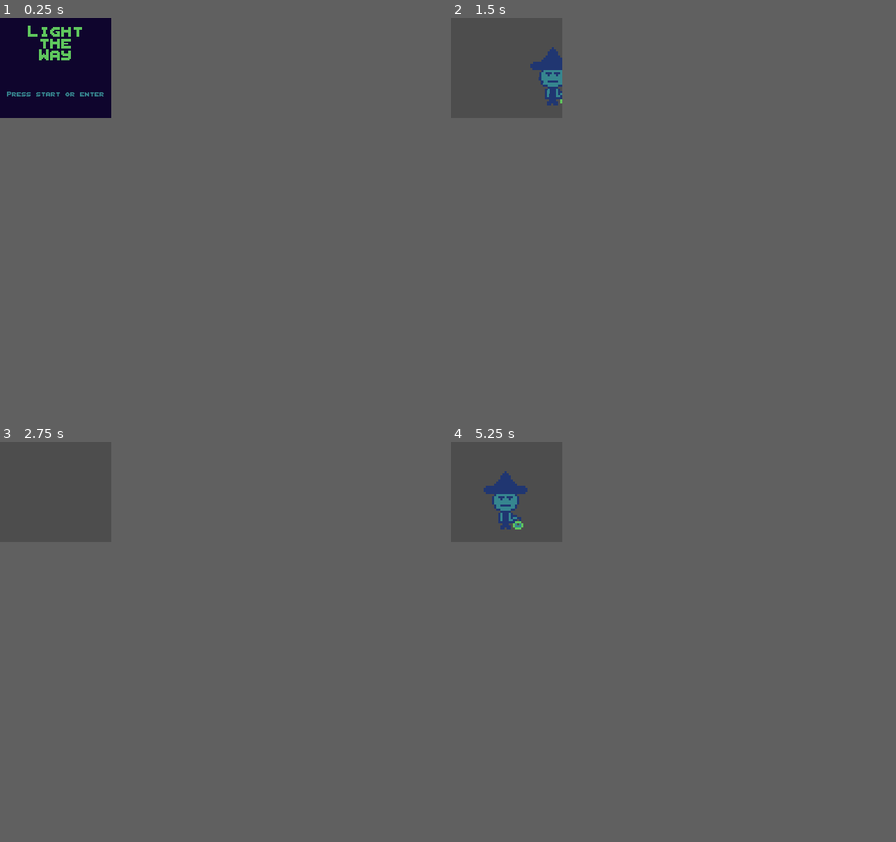
Above: before the commit, frames 1-4 (two rows, left to right).
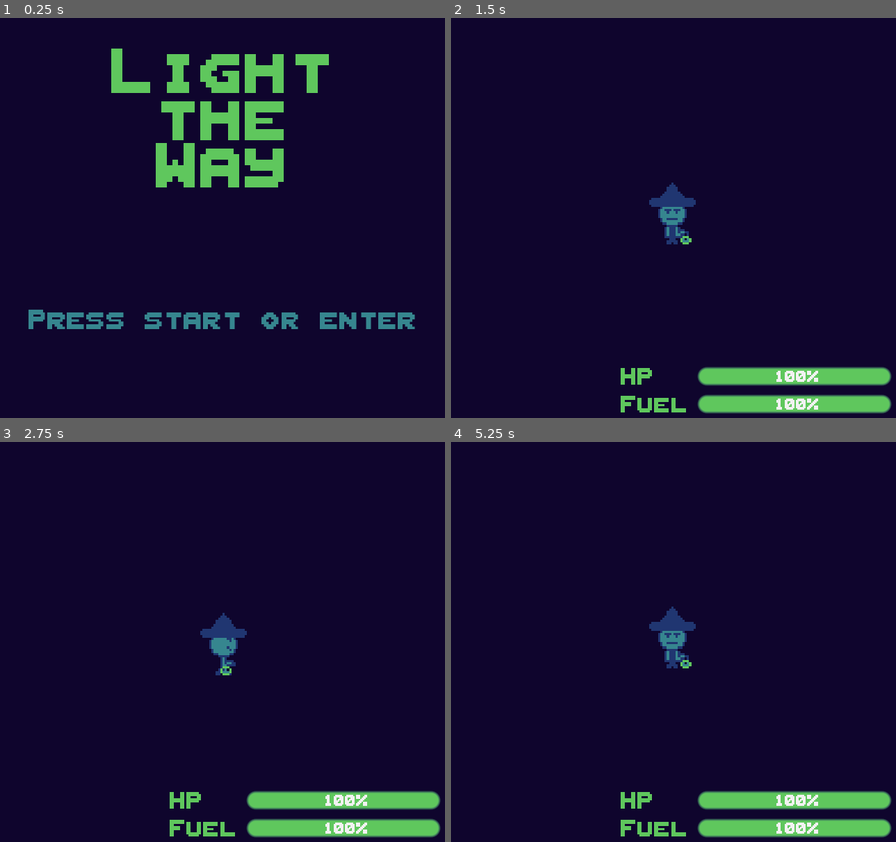
Above: after the commit, the same moments.

Repository: jacobrreed/light-the-way
Game: Godot game, scene res://Scenes/start_menu.tscn
Same seed, same stepped clock (60 frames per second), same inputs: the game is played once before the commit and once after it.
Inputs:
- Up to frame 1 (0.25 s): no input
- Up to frame 2 (1.5 s): tap Enter (ui_accept) at 0.5, 0.77 s; hold Right (ui_right) 0.53-1.28 s; hold Down (ui_down) from 1.28 s (still down)
- Up to frame 3 (2.75 s): tap Enter (ui_accept) at 1.52 s; release Down (ui_down) at 2.03 s; hold Right (ui_right) from 2.03 s (still down)
- Up to frame 4 (5.25 s): release Right (ui_right) at 2.78 s; hold Up (ui_up) 2.78-3.53 s; tap Enter (ui_accept) at 3.02, 3.5, 3.77, 4.52 s; hold Left (ui_left) 3.53-5.03 s; hold Down (ui_down) from 5.03 s (still down)
The window is 160x144 before the commit and 640x576 after it. Grey fills any space a smaller window leaves; there, only what the larger window draws over its background counts as a difference.

The runs differ from the first frame. In frame 1, 8.5% of the frame differs, in the area x 1-94%, y 1-78%; in frame 2, 12%, in the area x 0-100%, y 0-99%; in frame 3, 12%; in frame 4, 12%.

Commit message:
Added UI base, some minor fixes

Diff:
--- a/Scenes/level1.tscn
+++ b/Scenes/level1.tscn
@@ -11,5 +11,5 @@
 stream = ExtResource("2_paemw")
 autoplay = true
 
-[node name="Camera2D" type="Camera2D" parent="."]
-zoom = Vector2(0.3, 0.3)
+[node name="Polygon2D" type="Polygon2D" parent="."]
+position = Vector2(-5, 307)
--- a/Scenes/player.tscn
+++ b/Scenes/player.tscn
@@ -1,7 +1,8 @@
-[gd_scene load_steps=28 format=3 uid="uid://ic2ymai3qi8e"]
+[gd_scene load_steps=29 format=3 uid="uid://ic2ymai3qi8e"]
 
 [ext_resource type="Script" path="res://Scripts/Player/movement.gd" id="1_8ycab"]
 [ext_resource type="Texture2D" uid="uid://b3yf2123ssdc7" path="res://Assets/player.png" id="2_yphik"]
+[ext_resource type="PackedScene" uid="uid://b7nes8eiieo3p" path="res://Scenes/ui.tscn" id="3_k7kub"]
 
 [sub_resource type="CapsuleShape2D" id="CapsuleShape2D_23se7"]
 radius = 102.0
@@ -56,6 +57,23 @@
 "values": [4, 5]
 }
 
+[sub_resource type="Animation" id="Animation_swokc"]
+resource_name = "left"
+length = 2.0
+loop_mode = 1
+tracks/0/type = "value"
+tracks/0/imported = false
+tracks/0/enabled = true
+tracks/0/path = NodePath("Sprite:frame")
+tracks/0/interp = 1
+tracks/0/loop_wrap = true
+tracks/0/keys = {
+"times": PackedFloat32Array(0, 0.466667, 0.966667, 1.46667),
+"transitions": PackedFloat32Array(1, 1, 1, 1),
+"update": 1,
+"values": [8, 9, 10, 11]
+}
+
 [sub_resource type="Animation" id="Animation_kgboq"]
 resource_name = "left_idle"
 length = 2.0
@@ -73,21 +91,21 @@
 "values": [6, 7]
 }
 
-[sub_resource type="Animation" id="Animation_swokc"]
-resource_name = "left"
-length = 2.0
-loop_mode = 1
-tracks/0/type = "value"
-tracks/0/imported = false
-tracks/0/enabled = true
-tracks/0/path = NodePath("Sprite:frame")
-tracks/0/interp = 1
-tracks/0/loop_wrap = true
-tracks/0/keys = {
-"times": PackedFloat32Array(0, 0.466667, 0.966667, 1.46667),
-"transitions": PackedFloat32Array(1, 1, 1, 1),
-"update": 1,
-"values": [8, 9, 10, 11]
+[sub_resource type="Animation" id="Animation_8pm5v"]
+resource_name = "right"
+length = 2.0
+loop_mode = 1
+tracks/0/type = "value"
+tracks/0/imported = false
+tracks/0/enabled = true
+tracks/0/path = NodePath("Sprite:frame")
+tracks/0/interp = 1
+tracks/0/loop_wrap = true
+tracks/0/keys = {
+"times": PackedFloat32Array(0.0333333, 0.5, 1, 1.5),
+"transitions": PackedFloat32Array(1, 1, 1, 1),
+"update": 1,
+"values": [14, 15, 16, 17]
 }
 
 [sub_resource type="Animation" id="Animation_v22lo"]
@@ -107,21 +125,21 @@
 "values": [12, 13]
 }
 
-[sub_resource type="Animation" id="Animation_8pm5v"]
-resource_name = "right"
-length = 2.0
-loop_mode = 1
-tracks/0/type = "value"
-tracks/0/imported = false
-tracks/0/enabled = true
-tracks/0/path = NodePath("Sprite:frame")
-tracks/0/interp = 1
-tracks/0/loop_wrap = true
-tracks/0/keys = {
-"times": PackedFloat32Array(0.0333333, 0.5, 1, 1.5),
-"transitions": PackedFloat32Array(1, 1, 1, 1),
-"update": 1,
-"values": [14, 15, 16, 17]
+[sub_resource type="Animation" id="Animation_m3b6r"]
+resource_name = "up"
+length = 2.0
+loop_mode = 1
+tracks/0/type = "value"
+tracks/0/imported = false
+tracks/0/enabled = true
+tracks/0/path = NodePath("Sprite:frame")
+tracks/0/interp = 1
+tracks/0/loop_wrap = true
+tracks/0/keys = {
+"times": PackedFloat32Array(0, 0.5, 1, 1.5),
+"transitions": PackedFloat32Array(1, 1, 1, 1),
+"update": 1,
+"values": [20, 21, 22, 23]
 }
 
 [sub_resource type="Animation" id="Animation_jntam"]
@@ -139,23 +157,6 @@
 "transitions": PackedFloat32Array(1, 1),
 "update": 1,
 "values": [18, 19]
-}
-
-[sub_resource type="Animation" id="Animation_m3b6r"]
-resource_name = "up"
-length = 2.0
-loop_mode = 1
-tracks/0/type = "value"
-tracks/0/imported = false
-tracks/0/enabled = true
-tracks/0/path = NodePath("Sprite:frame")
-tracks/0/interp = 1
-tracks/0/loop_wrap = true
-tracks/0/keys = {
-"times": PackedFloat32Array(0, 0.5, 1, 1.5),
-"transitions": PackedFloat32Array(1, 1, 1, 1),
-"update": 1,
-"values": [20, 21, 22, 23]
 }
 
 [sub_resource type="AnimationLibrary" id="AnimationLibrary_w4rio"]
@@ -255,3 +256,8 @@
 anim_player = NodePath("../AnimationPlayer")
 parameters/Idle/blend_position = Vector2(-0.381818, 0.294872)
 parameters/Walk/blend_position = Vector2(-0.198268, -0.111111)
+
+[node name="Camera2D" type="Camera2D" parent="."]
+zoom = Vector2(0.08, 0.08)
+
+[node name="UI" parent="." instance=ExtResource("3_k7kub")]
--- /dev/null
+++ b/Scenes/ui.tscn
@@ -0,0 +1,85 @@
+[gd_scene load_steps=5 format=3 uid="uid://b7nes8eiieo3p"]
+
+[ext_resource type="FontFile" uid="uid://8vwtrax8hke3" path="res://Fonts/Calstone.ttf" id="1_k2cox"]
+
+[sub_resource type="StyleBoxFlat" id="StyleBoxFlat_o1hac"]
+bg_color = Color(1, 1, 1, 0)
+
+[sub_resource type="StyleBoxFlat" id="StyleBoxFlat_eoj05"]
+bg_color = Color(0.12549, 0.211765, 0.443137, 1)
+corner_radius_top_left = 5
+corner_radius_top_right = 5
+corner_radius_bottom_right = 5
+corner_radius_bottom_left = 5
+
+[sub_resource type="StyleBoxFlat" id="StyleBoxFlat_48imc"]
+bg_color = Color(0.372549, 0.780392, 0.364706, 1)
+corner_radius_top_left = 5
+corner_radius_top_right = 5
+corner_radius_bottom_right = 5
+corner_radius_bottom_left = 5
+
+[node name="UI" type="Control"]
+layout_mode = 3
+anchors_preset = 15
+anchor_right = 1.0
+anchor_bottom = 1.0
+grow_horizontal = 2
+grow_vertical = 2
+
+[node name="CanvasLayer" type="CanvasLayer" parent="."]
+
+[node name="PanelContainer" type="PanelContainer" parent="CanvasLayer"]
+anchors_preset = 15
+anchor_right = 1.0
+anchor_bottom = 1.0
+grow_horizontal = 2
+grow_vertical = 2
+theme_override_styles/panel = SubResource("StyleBoxFlat_o1hac")
+
+[node name="MarginContainer" type="MarginContainer" parent="CanvasLayer/PanelContainer"]
+layout_mode = 2
+size_flags_vertical = 8
+theme_override_constants/margin_left = 61
+theme_override_constants/margin_right = 2
+theme_override_constants/margin_bottom = 2
+
+[node name="GridContainer" type="GridContainer" parent="CanvasLayer/PanelContainer/MarginContainer"]
+layout_mode = 2
+columns = 2
+
+[node name="HealthText" type="Label" parent="CanvasLayer/PanelContainer/MarginContainer/GridContainer"]
+layout_mode = 2
+size_flags_vertical = 1
+theme_override_colors/font_color = Color(0.372549, 0.780392, 0.364706, 1)
+theme_override_fonts/font = ExtResource("1_k2cox")
+theme_override_font_sizes/font_size = 6
+text = "HP"
+
+[node name="HealthBar" type="ProgressBar" parent="CanvasLayer/PanelContainer/MarginContainer/GridContainer"]
+layout_mode = 2
+size_flags_horizontal = 3
+size_flags_vertical = 1
+theme_override_fonts/font = ExtResource("1_k2cox")
+theme_override_font_sizes/font_size = 4
+theme_override_styles/background = SubResource("StyleBoxFlat_eoj05")
+theme_override_styles/fill = SubResource("StyleBoxFlat_48imc")
+value = 100.0
+
+[node name="FuelText" type="Label" parent="CanvasLayer/PanelContainer/MarginContainer/GridContainer"]
+layout_mode = 2
+size_flags_vertical = 1
+theme_override_colors/font_color = Color(0.372549, 0.780392, 0.364706, 1)
+theme_override_fonts/font = ExtResource("1_k2cox")
+theme_override_font_sizes/font_size = 6
+text = "Fuel"
+
+[node name="FuelBar" type="ProgressBar" parent="CanvasLayer/PanelContainer/MarginContainer/GridContainer"]
+layout_mode = 2
+size_flags_horizontal = 3
+size_flags_vertical = 1
+theme_override_fonts/font = ExtResource("1_k2cox")
+theme_override_font_sizes/font_size = 4
+theme_override_styles/background = SubResource("StyleBoxFlat_eoj05")
+theme_override_styles/fill = SubResource("StyleBoxFlat_48imc")
+value = 100.0
--- a/project.godot
+++ b/project.godot
@@ -19,6 +19,8 @@
 
 window/size/viewport_width=160
 window/size/viewport_height=144
+window/stretch/mode="canvas_items"
+window/stretch/scale_mode="integer"
 
 [input]
 
@@ -66,3 +68,4 @@
 [rendering]
 
 textures/canvas_textures/default_texture_filter=0
+environment/defaults/default_clear_color=Color(0.0588235, 0.0196078, 0.176471, 1)
